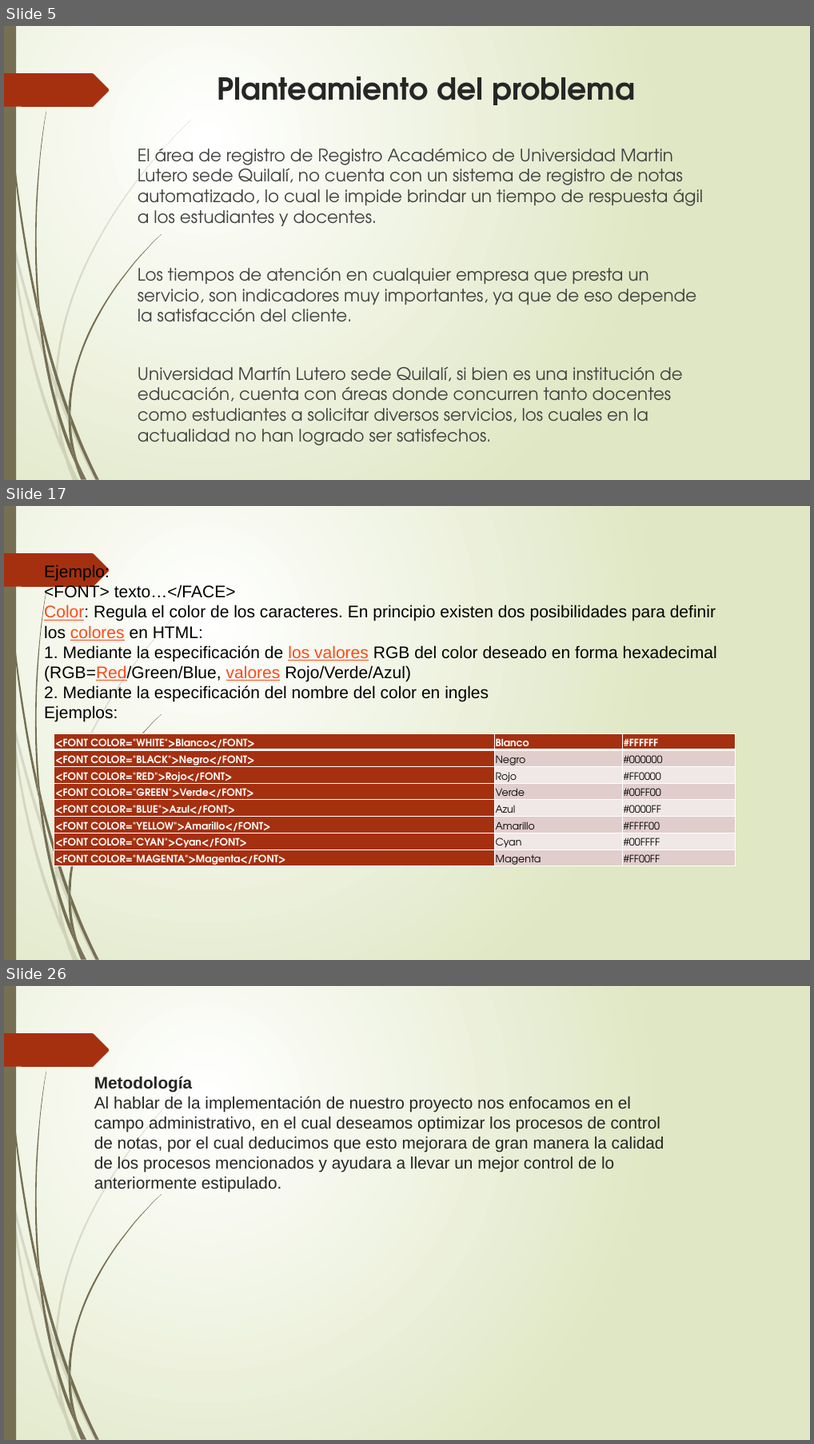
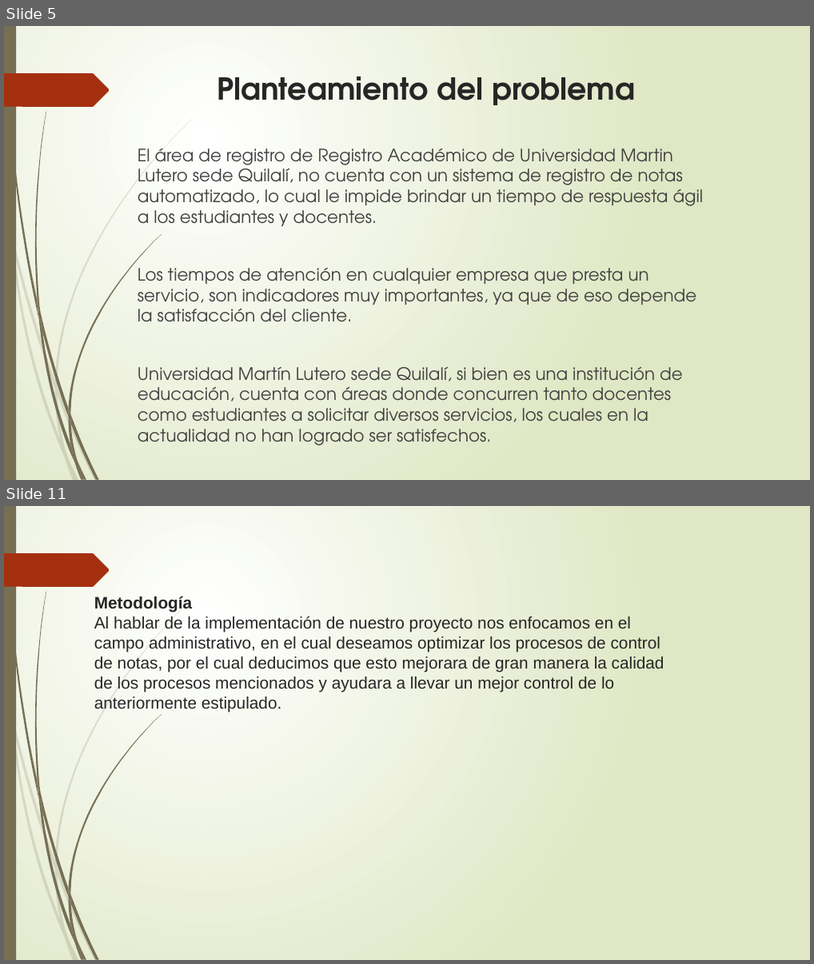
Before and after one commit to francha23/sistema-de-notas, a slide deck: Presentacion/El principio de la sabiduría es el temor.pptx. Shown one above the other, each under a label of ours: slides 5, 17 and 26 before the commit, slides 5 and 11 after it; the slides between them are not shown. The pictures are 814x1444 and 814x964 pixels, drawn with LibreOffice and Linux fonts; fonts in the diff are those of the drawing. Boxes give left, top, right and bottom in pixels: in the first picture for what was removed or moved away, otherwise in the second. Text is boxed around its words. In the diff, an @@ line names an element or a change of style, - is before the commit and + after.

```diff
--- a/Presentacion/El principio de la sabiduría es el temor.pptx
+++ b/Presentacion/El principio de la sabiduría es el temor.pptx
@@ slide 17 removed at box(4, 506, 810, 960), background gradient #FFFFFF to #DFE8C4; not listed: 24 template elements that a slide beside it also shows @@
@@ title removed at box(44, 564, 718, 722) @@
-Ejemplo:
-<FONT> texto…</FACE>
-Color: Regula el color de los caracteres. En principio existen dos posibilidades para definir los colores en HTML:
-1. Mediante la especificación de los valores RGB del color deseado en forma hexadecimal (RGB=Red/Green/Blue, valores Rojo/Verde/Azul)
-2. Mediante la especificación del nombre del color en ingles
-Ejemplos:
@@ table removed at box(54, 733, 736, 899), 8 rows, 3 columns @@
-<FONT COLOR="WHITE">Blanco</FONT> | Blanco | #FFFFFF
-<FONT COLOR="BLACK">Negro</FONT> | Negro | #000000
-<FONT COLOR="RED">Rojo</FONT> | Rojo | #FF0000
-<FONT COLOR="GREEN">Verde</FONT> | Verde | #00FF00
-<FONT COLOR="BLUE">Azul</FONT> | Azul | #0000FF
-<FONT COLOR="YELLOW">Amarillo</FONT> | Amarillo | #FFFF00
-<FONT COLOR="CYAN">Cyan</FONT> | Cyan | #00FFFF
-<FONT COLOR="MAGENTA">Magenta</FONT> | Magenta | #FF00FF
@@ what was slide 26 is now slide 11 @@
```
Also in this commit, not shown: 4 slides changed, 5 slides added, 17 other slides removed.
